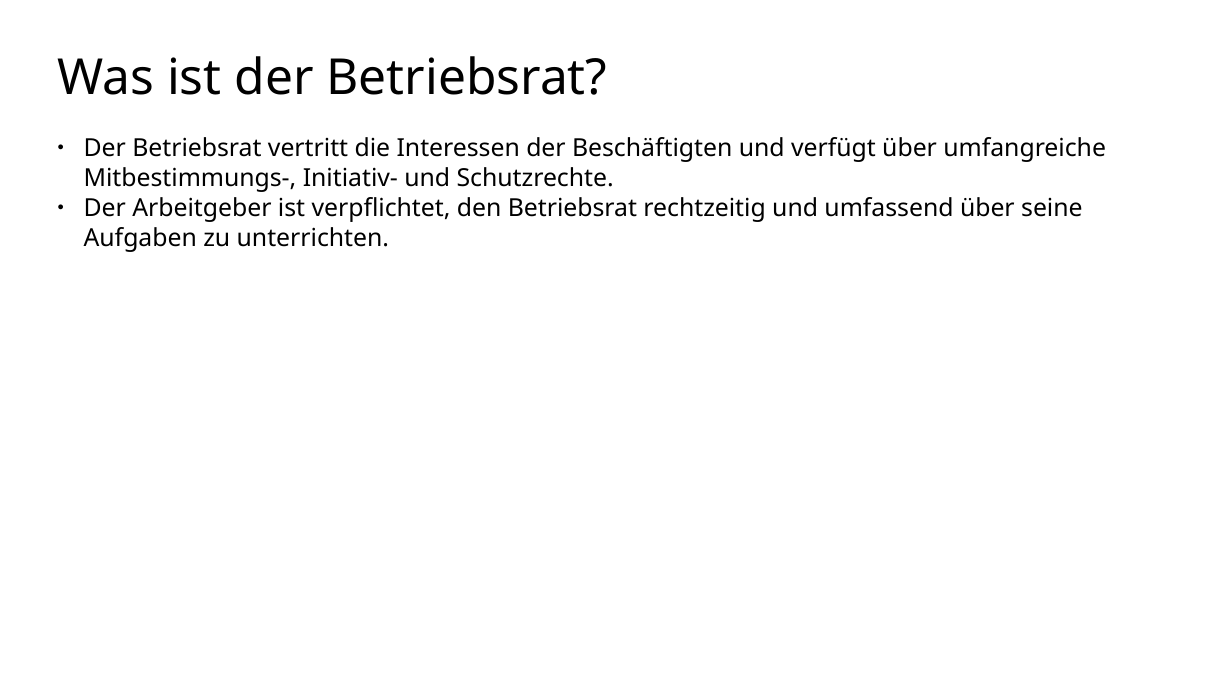
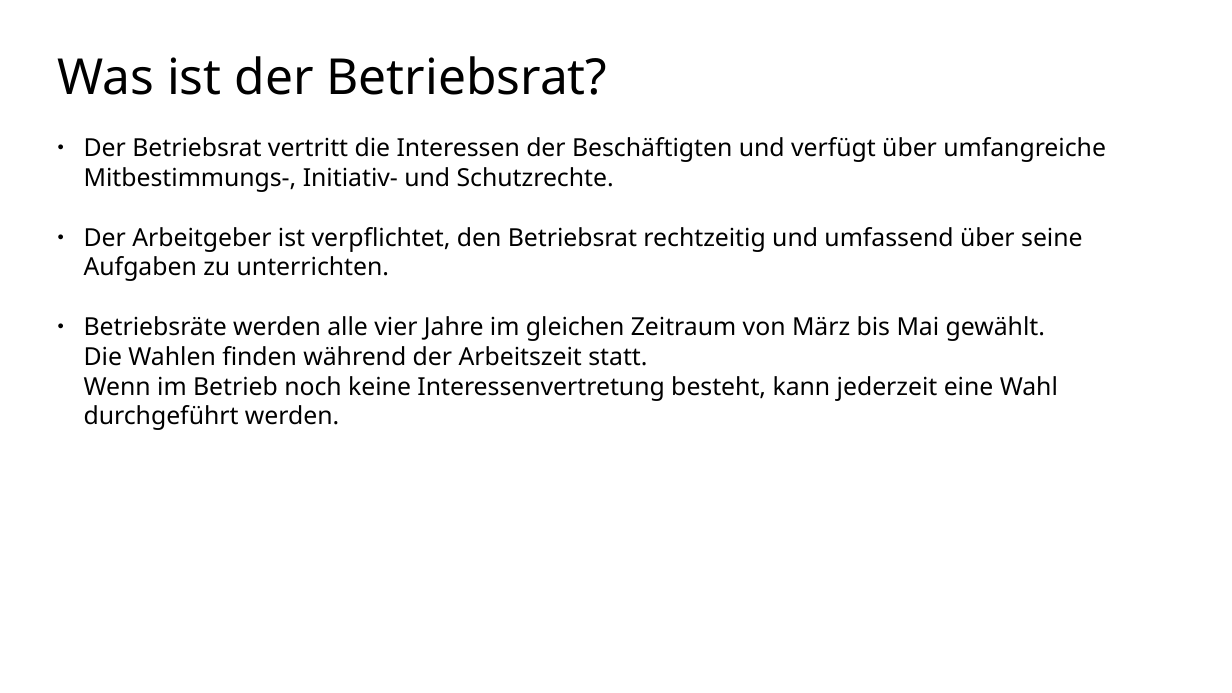
Before and after one commit to Quanterm/Mitbestimmung-im-Betrieb, a slide deck: slide 3 of Funktion und Arbeit von Betriebsräten2.odp. Drawn at 1232x693 pixels with LibreOffice and Linux fonts; fonts in the diff are those of the drawing; background and template pictures are left out. Boxes give left, top, right and bottom in pixels: in the first picture for what was removed or moved away, otherwise in the second. Text is boxed around its words. In the diff, an @@ line names an element or a change of style, - is before the commit and + after.

```diff
--- a/Funktion und Arbeit von Betriebsräten2.odp
+++ b/Funktion und Arbeit von Betriebsräten2.odp
@@ text at box(84, 316, 1058, 430): paragraphs added @@
+● Betriebsräte werden alle vier Jahre im gleichen Zeitraum von März bis Mai gewählt.
+Die Wahlen finden während der Arbeitszeit statt.
+Wenn im Betrieb noch keine Interessenvertretung besteht, kann jederzeit eine Wahl durchgeführt werden.
```
Also in this commit, not shown: 3 other slides changed, 1 slide added, 1 slide removed, 16 other files.
